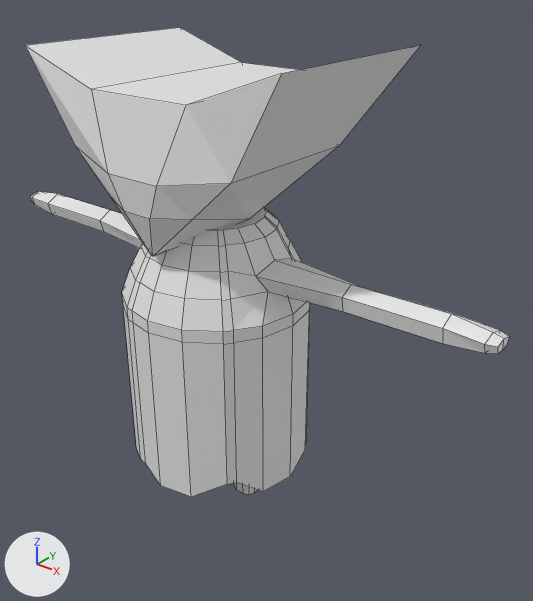
A saved change to the Blender file 3D assets/ild fyr.blend.
Rendered twice from a 50 mm lens placed at (1.082, -1.165, 1.147), pointed at (0.061, 0.111, 0.356). Lighting does not change. The marker at lower left points along +X, +Y and +Z. Mesh edges are drawn as thin lines.

The older version as bpy lines, for what is in view:
```python
me_cylinder = bpy.data.meshes.new('Cylinder')
me_cylinder.from_pydata(...)  # 227 vertices, 185 faces; spans x -2.98..2.97, y -1.0..1.11, z -0.95..3.31
me_cylinder_003 = bpy.data.meshes.new('Cylinder.003')
me_cylinder_003.from_pydata(...)  # 48 vertices, 28 faces; spans x -0.5..0.54, y -0.16..0.16, z -1.38..0.84
ob_krop___arme = bpy.data.objects.new('krop + arme', me_cylinder)
ob_krop___arme.location = (0.0, 0.0, 0.191)
ob_krop___arme.scale = (0.233, 0.233, 0.233)
ob_krop___arme_002 = bpy.data.objects.new('krop + arme.002', me_cylinder_003)
ob_krop___arme_002.location = (0.0, 0.0, 0.191)
ob_krop___arme_002.scale = (0.233, 0.233, 0.233)
```
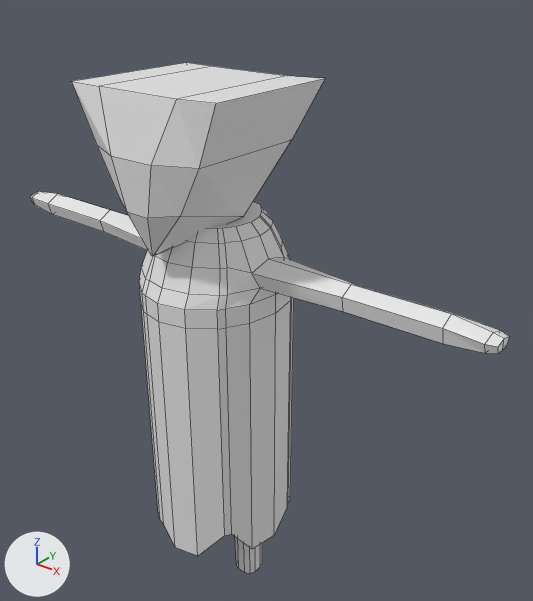
Pixel boxes (x1, y1, x2, y2) of what changed, in the pictures (533 x 601 px; the box of a moved part takes in the faces that stretch with it):
'krop + arme', reshaped: before (25, 28, 509, 497); after (30, 63, 509, 556)
'krop + arme.002', mesh rescaled: before (234, 482, 257, 494); after (235, 537, 262, 573)
part 1 of me_cylinder, moved or reshaped: before (25, 28, 421, 497); after (72, 63, 358, 556)

The change, as a list of edits to the scene's bpy script:
```text
Change me_cylinder:
    used by ob_krop___arme; location = (0.0, 0.0, 0.191); scale = (0.233, 0.233, 0.233)
    remove me_cylinder.from_pydata(...)  # 227 vertices, 185 faces; spans x -2.98..2.97, y -1.0..1.11, z -0.95..3.31
    add me_cylinder.from_pydata(...)  # 227 vertices, 185 faces; spans x -2.98..2.97, y -1.0..0.83, z -1.9..3.03
    me_cylinder part 1: 140 of 227 vertices moved; they spanned x -1.46..1.48, y -1.0..1.11, z -0.95..3.31 and now span x -0.84..0.86, y -1.0..0.83, z -1.9..3.03; mean shift (0.0, -0.02, -0.12); largest move (0.97, 0.0, -0.95) -> (0.75, 0.0, -1.9)
Change me_cylinder_003:
    where me_cylinder_003.from_pydata(...)  # 48 vertices, 28 faces; spans x -0.5..0.54, y -0.16..0.16, z -1.38..0.84
    used by ob_krop___arme_002; location = (0.0, 0.0, 0.191); scale = (0.233, 0.233, 0.233)
    me_cylinder_003 part 2: the whole mesh is scaled about its middle by (1, 1, 1.56), then moved by (0.0, 0.0, -0.56)
```
